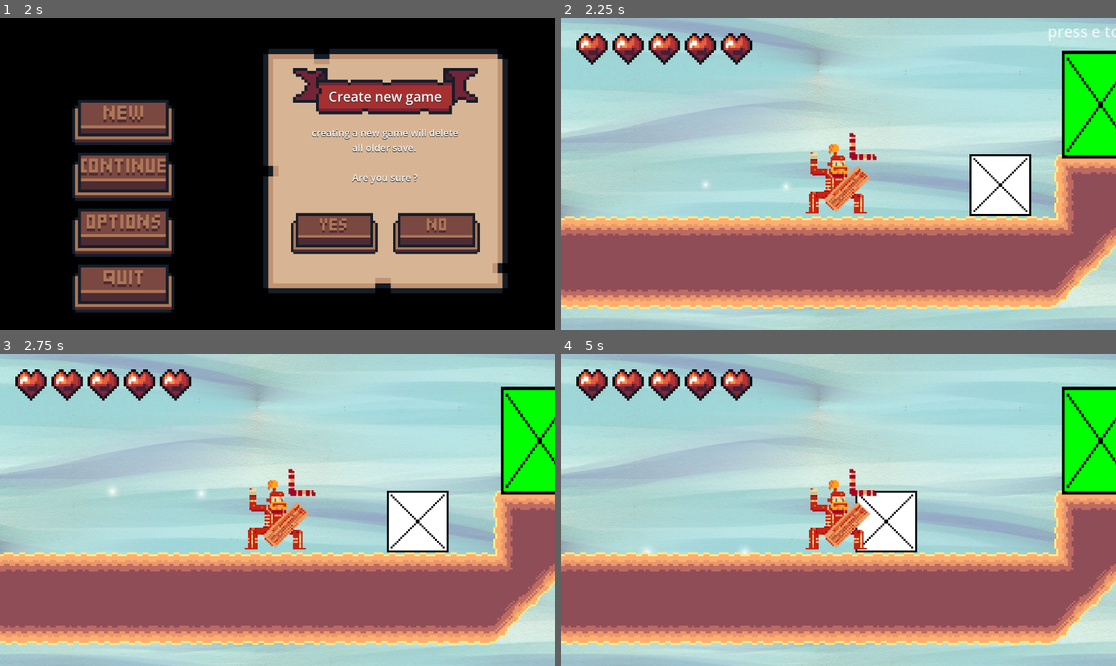
Above: before the commit, frames 1-4 (two rows, left to right).
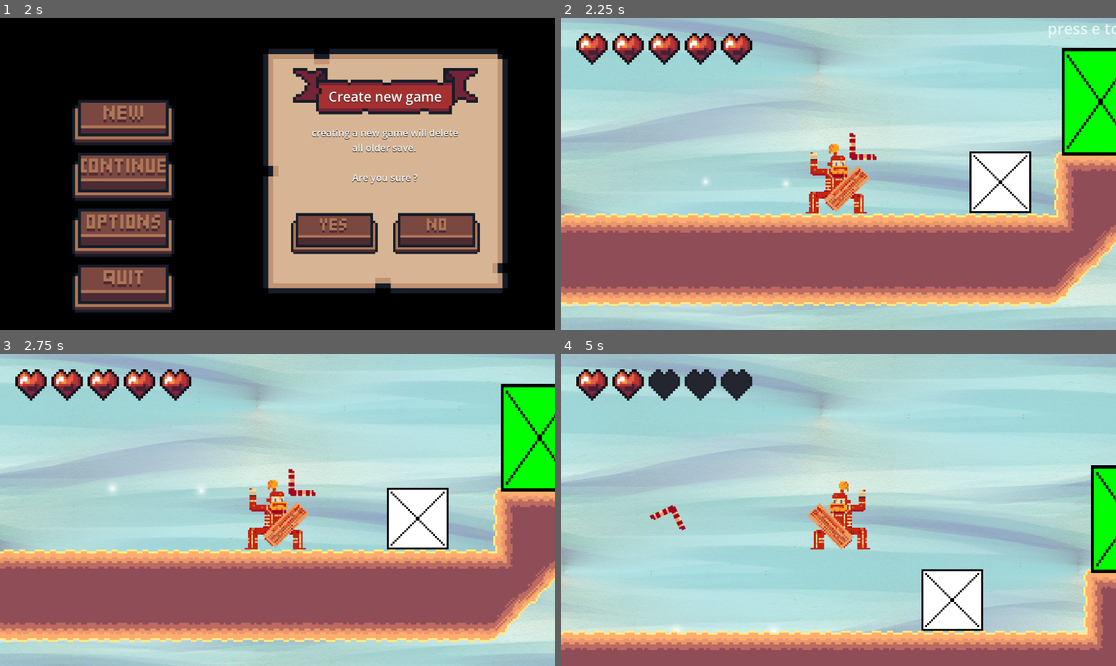
Above: after the commit, the same moments.

Repository: Gabi-Zar/The-Last-Aborigene
Game: Godot game, scene res://scene/main_menu.tscn
Two runs of this game, one before a commit and one after it. Both use one fixed random seed, a clock stepped at 60 frames per second and the inputs below.
Inputs (mouse positions are in pixels of both pictures, inside the frame that each line leads up to):
- Up to frame 1 (2 s): click (122, 120) at 0.5 s; click (122, 120) at 1.25 s
- Up to frame 2 (2.25 s): click (683, 177) at 2 s
- Up to frame 3 (2.75 s): no input
- Up to frame 4 (5 s): hold D (Right) 2.78-4.28 s; tap S (Attack) at 2.85, 4.55 s; tap Space (Jump) at 3.02, 3.32, 3.77, 3.8, 4.07 s; tap Shift (Dash) at 3.05, 3.6 s; hold A (Left) from 4.28 s (still down); hold Space (Jump) from 4.28 s (still down)

Frame 1 is identical in both runs. In frame 2, 8.4% of the frame differs, in the area x 0-100%, y 1-98%; in frame 3, 8.3%; in frame 4, 47%, in the area x 0-100%, y 0-100%.
Error before the commit: Invalid access to property or key 'is_dead' on a base object of type 'CharacterBody2D'. (res://scripts/hud.gd:23)

Commit message:
fix corrupted project

Diff:
--- a/scene/main_menu.tscn
+++ b/scene/main_menu.tscn
@@ -3,7 +3,7 @@
 [ext_resource type="Script" uid="uid://ba673y8fp5o3t" path="res://scripts/main_menu.gd" id="1_3er1b"]
 [ext_resource type="Texture2D" uid="uid://b7fqnco04f1ty" path="res://assets/UI/Buttons/new_game_normal.png" id="2_cht4j"]
 [ext_resource type="AudioStream" uid="uid://dpakgqvnug7o0" path="res://assets/music/53 Silksong.mp3" id="2_r3wny"]
-[ext_resource type="Texture2D" uid="uid://cfo6iaw1lalxf" path="res://assets/UI/Buttons/new_game_pressed.png" id="3_os2d6"]
+[ext_resource type="Texture2D" uid="uid://dwwlav0kp4ogq" path="res://assets/UI/Buttons/no_hover.png" id="3_os2d6"]
 [ext_resource type="Texture2D" uid="uid://cgsryfdh5e7sh" path="res://assets/UI/Buttons/new_game_hover.png" id="4_v0h3m"]
 [ext_resource type="Texture2D" uid="uid://h1wchpi7tr15" path="res://assets/UI/Buttons/continue_normal.png" id="5_sra1m"]
 [ext_resource type="Texture2D" uid="uid://biy6rd88yktku" path="res://assets/UI/Buttons/continue_pressed.png" id="6_unisd"]
--- a/scripts/player.gd
+++ b/scripts/player.gd
@@ -1,30 +1,133 @@
-extends Control
+extends CharacterBody2D
 
-@onready var diapo_index = 0
-@onready var diapos = []
 
-const LEFT = 263   # left
-const RIGHT = 262  # right
+const SPEED = 300.0
+const JUMP_VELOCITY = -200.0
+const JUMP_MAXIMUM_VELOCITY = -600.0
+const DASH_VELOCITY = 1500
 
-func _ready():
-	diapos = [
-		$TextureRect1,
-		$TextureRect2,
-		$TextureRect3,
-		$TextureRect4,
-		$TextureRect5
-	]
-	display_diapo()
+var latest_direction : float
+var double_jump_cooldown := false
+var jump_limit = 0.0
+var is_jumping := false
 
-func display_diapo():
-	for i in range(diapos.size()):
-		diapos[i].visible = (i == diapo_index)
-	$LabelDiapo.text = "Diapo %d / %d" % [diapo_index + 1, diapos.size()]
+var health := 5
+var strenght := 20
+var is_dead := false
+var can_move := true
 
-func _process(delta: float) -> void:
-	if (Input.is_action_just_pressed("ui_right") or Input.is_action_just_pressed("Right")) and diapo_index < diapos.size() - 1:
-		diapo_index += 1
-		display_diapo()
-	elif (Input.is_action_just_pressed("ui_left") or Input.is_action_just_pressed("Left")) and diapo_index > 0:
-		diapo_index -= 1
-		display_diapo()
+var dash_cooldown := Timer.new()
+var damage_cooldown := Timer.new()
+var boomrang_cooldown := false
+
+@export var boomrang: PackedScene
+var boomrang_instance: Node
+
+@onready var sprite = $AnimatedSprite2D
+@onready var boomrang_sprite = $BoomrangSprite2D
+@onready var collision_area = $Area2D
+@onready var animation_player = $AnimationPlayer
+
+func _ready() -> void:
+	dash_cooldown.wait_time = 1
+	dash_cooldown.one_shot = true
+	add_child(dash_cooldown)
+
+	damage_cooldown.wait_time = 0.4
+	damage_cooldown.one_shot = true
+	add_child(damage_cooldown)
+
+
+func _physics_process(delta: float) -> void:
+	if not is_on_floor():
+		velocity += get_gravity() * delta
+
+	############# Jump #############
+	if is_on_floor():
+		double_jump_cooldown = true
+		if Input.is_action_pressed("Jump"):
+			is_jumping = true
+
+	if Input.is_action_just_released("Jump"):
+		is_jumping = false
+		jump_limit = 0.0
+		if velocity.y < 0:
+			velocity.y = move_toward(velocity.y,  0, JUMP_VELOCITY * -1)
+
+	if Manager.is_double_jump_unlocked:
+		if not is_jumping:
+			if double_jump_cooldown:
+				if not is_on_floor():
+					if Input.is_action_pressed("Jump"):
+						double_jump_cooldown = false
+						is_jumping = true
+
+	if is_jumping:
+		if jump_limit > JUMP_MAXIMUM_VELOCITY:
+			if velocity.y > 0.0:
+				velocity.y = 0.0
+			jump_limit += JUMP_VELOCITY
+			velocity.y += JUMP_VELOCITY
+
+	############# Movement #############
+	var direction := Input.get_axis("Left", "Right")
+	if direction and can_move:
+		latest_direction = direction
+		velocity.x = move_toward(velocity.x, direction * SPEED, SPEED)
+		if direction == 1:
+			sprite.play("right")
+			boomrang_sprite.position.x = -51.0
+			boomrang_sprite.rotation_degrees = 270.0
+		else:
+			sprite.play("left")
+			boomrang_sprite.position.x = 51.0
+			boomrang_sprite.rotation_degrees = 0.0
+	else:
+		velocity.x = move_toward(velocity.x, 0, SPEED)
+
+	if Manager.is_dash_unlocked:
+		if Input.is_action_just_pressed("Dash"):
+			if dash_cooldown.is_stopped():
+				velocity.x += latest_direction * DASH_VELOCITY
+				dash_cooldown.start()
+
+	if can_move:
+		move_and_slide()
+
+	############# Attaque #############
+	if not boomrang_cooldown and can_move:
+		boomrang_sprite.show()
+		if Input.is_action_just_pressed("Attack"):
+			boomrang_instance = boomrang.instantiate()
+			boomrang_instance.position = position + boomrang_sprite.position
+			boomrang_instance.rotation = boomrang_sprite.rotation
+			if boomrang_instance.rotation == 0.0:
+				boomrang_instance.direction = 1
+				boomrang_instance.apply_impulse(Vector2(-1500, -50))
+			else:
+				boomrang_instance.direction = -1
+				boomrang_instance.apply_impulse(Vector2(1500, -50))
+			Manager.main.add_child(boomrang_instance)
+
+			boomrang_sprite.hide()
+			boomrang_cooldown = true
+
+	############# Game over #############
+	if health <= 0:
+		is_dead = true
+		can_move = false
+		hide()
+
+	############# Damage #############
+	if not is_dead and damage_cooldown.is_stopped():
+		for mob in Manager.present_mob_list:
+			if mob in collision_area.get_overlapping_bodies():
+				update_health(mob.damage)
+				animation_player.play("damage")
+				# SHAKE SCREEN TO DO
+				damage_cooldown.start()
+
+
+func update_health(life = 1):
+	Manager.hud.get_node("HealthBar").value += life
+	health += life
Binary file changed: assets/UI/Buttons/continue_hover.png
Binary file changed: assets/UI/Buttons/continue_normal.png
Binary file changed: assets/UI/Buttons/continue_pressed.png
Binary file changed: assets/UI/Buttons/empty_hover.png
Binary file changed: assets/UI/Buttons/empty_normal.png
Binary file changed: assets/UI/Buttons/empty_pressed.png
Binary file changed: assets/UI/Buttons/new_game_hover.png
Binary file changed: assets/UI/Buttons/new_game_normal.png
Binary file changed: assets/UI/Buttons/new_game_pressed.png
Binary file changed: assets/UI/Buttons/no_hover.png
Binary file changed: assets/UI/Buttons/no_normal.png
Binary file changed: assets/UI/Buttons/no_pressed.png
(and 27 more such lines)
